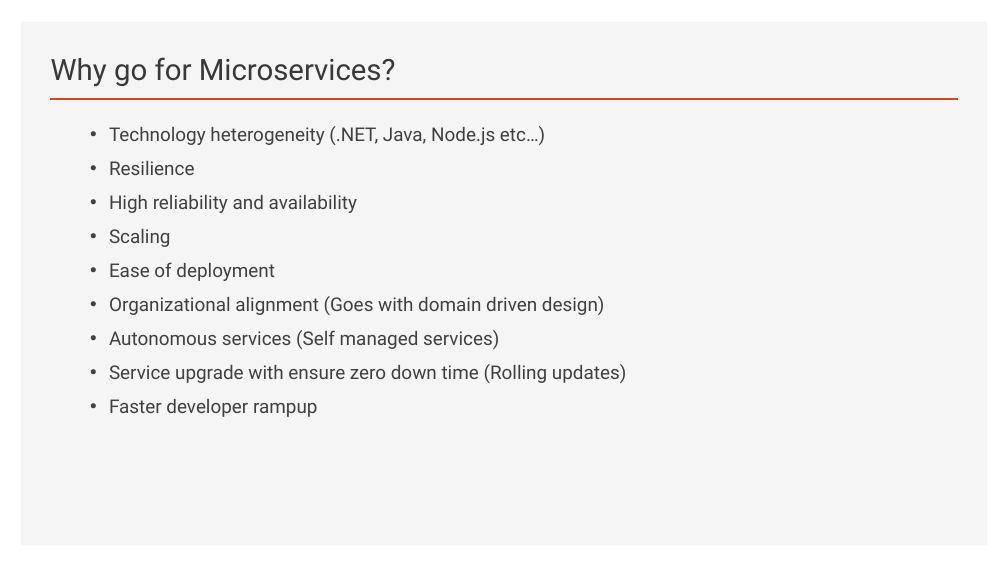
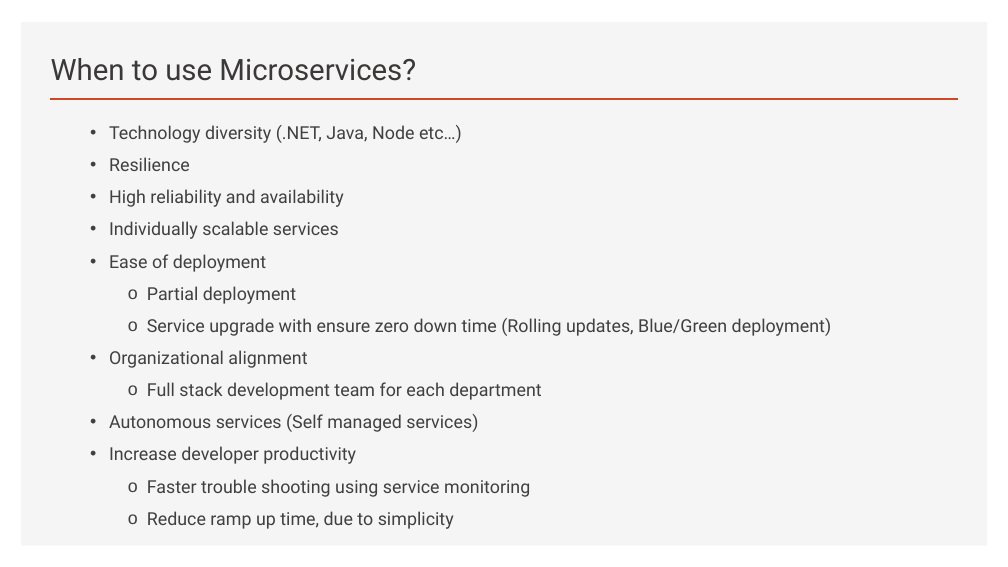
Before and after one commit to brianperera/EasyMaintain, a slide deck: slide 7 of Documents/MicroServices.pptx. Drawn at 1008x567 pixels with LibreOffice and Linux fonts; fonts in the diff are those of the drawing. Boxes give left, top, right and bottom in pixels: in the first picture for what was removed or moved away, otherwise in the second. Text is boxed around its words. In the diff, an @@ line names an element or a change of style, - is before the commit and + after.

Commit message:
updated

```diff
--- a/Documents/MicroServices.pptx
+++ b/Documents/MicroServices.pptx
@@ title at (51, 58, 416, 81): text changed @@
-Why go for Microservices?
+When to use Microservices?
@@ text at (109, 125, 462, 143): text changed; size 18 to 17 pt @@
-  • Technology heterogeneity (.NET, Java, Node.js etc…)
+  • Technology diversity (.NET, Java, Node etc…)
@@ text at (109, 157, 478, 432): size 18 to 17 pt in "Resilience", "High reliability and availability", "Ease of deployment", "Autonomous services (Self managed services)" @@
@@ text at (109, 221, 339, 239): text changed; size 18 to 17 pt @@
-  • Scaling
+  • Individually scalable services
@@ text at (109, 286, 832, 400): text changed; size 18 to 17 pt @@
-  • Organizational alignment (Goes with domain driven design)
+    o Partial deployment
+    o Service upgrade with ensure zero down time (Rolling updates, Blue/Green deployment)
+  • Organizational alignment
+    o Full stack development team for each department
@@ text at (109, 446, 530, 529): text changed; size 18 to 17 pt @@
-  • Service upgrade with ensure zero down time (Rolling updates)
-  • Faster developer rampup
+  • Increase developer productivity
+    o Faster trouble shooting using service monitoring
+    o Reduce ramp up time, due to simplicity
```
Also in this commit, not shown: 7 other slides changed, 2 slides added.
